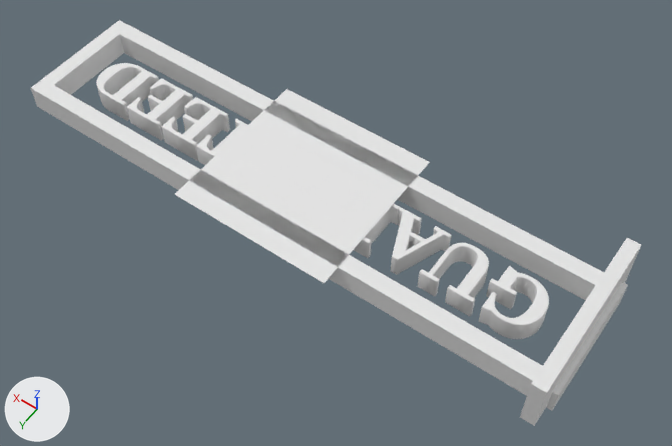
The glTF model geek.glb, before and after one commit.
Camera for both pictures: a 50 mm lens placed at (-4.17, 5.24, 7.75), pointed at (-0.52, 0.12, -0.29). Arrows for +X, +Y and +Z are at lower left; the lights stay in place.

The scene before the commit, as lines of its bpy script (objects in view):
```python
me_cube = bpy.data.meshes.new('Cube')
me_cube.from_pydata(...)  # 16 vertices, 22 faces; spans x -1.0..3.43, y -1.0..1.0, z -0.29..0.36
me_cube.materials.append(mat_material)  # white #e7e7e7
me_plane = bpy.data.meshes.new('Plane')
me_plane.from_pydata(...)  # 10298 vertices, 20576 faces; spans x -3.49..3.49, y -0.76..0.76, z -0.15..0.15
ob_cube = bpy.data.objects.new('Cube', me_cube)
ob_cube.location = (-2.428, 0.0, 0.0)
ob_geek_text = bpy.data.objects.new('geek-text', me_plane)
ob_geek_text.location = (0.0, 0.0, -0.155)
```
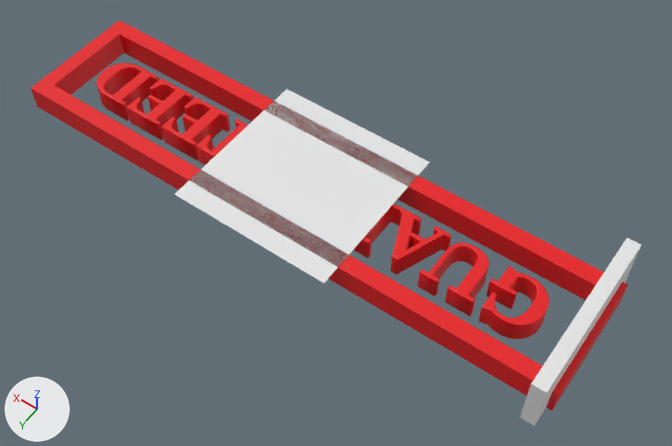
Patch to the scene script:
```diff
--- a/geek.glb.py
+++ b/geek.glb.py
@@ mat_material_003 @@
+mat_material_003 = principled_material('Material.003')
+mat_material_003.base_color = (0.8, 0.00581, 0.0086)  # red #e71117
@@ me_plane @@
 me_plane.from_pydata(...)  # 10298 vertices, 20576 faces; spans x -3.49..3.49, y -0.76..0.76, z -0.15..0.15
+me_plane.materials.append(mat_material_003)  # red #e71117
```

Pixel boxes (x1, y1, x2, y2) of what changed, in the pictures (672 x 446 px):
'geek-text', recoloured (white to red)
    both: (31, 20, 628, 411)
